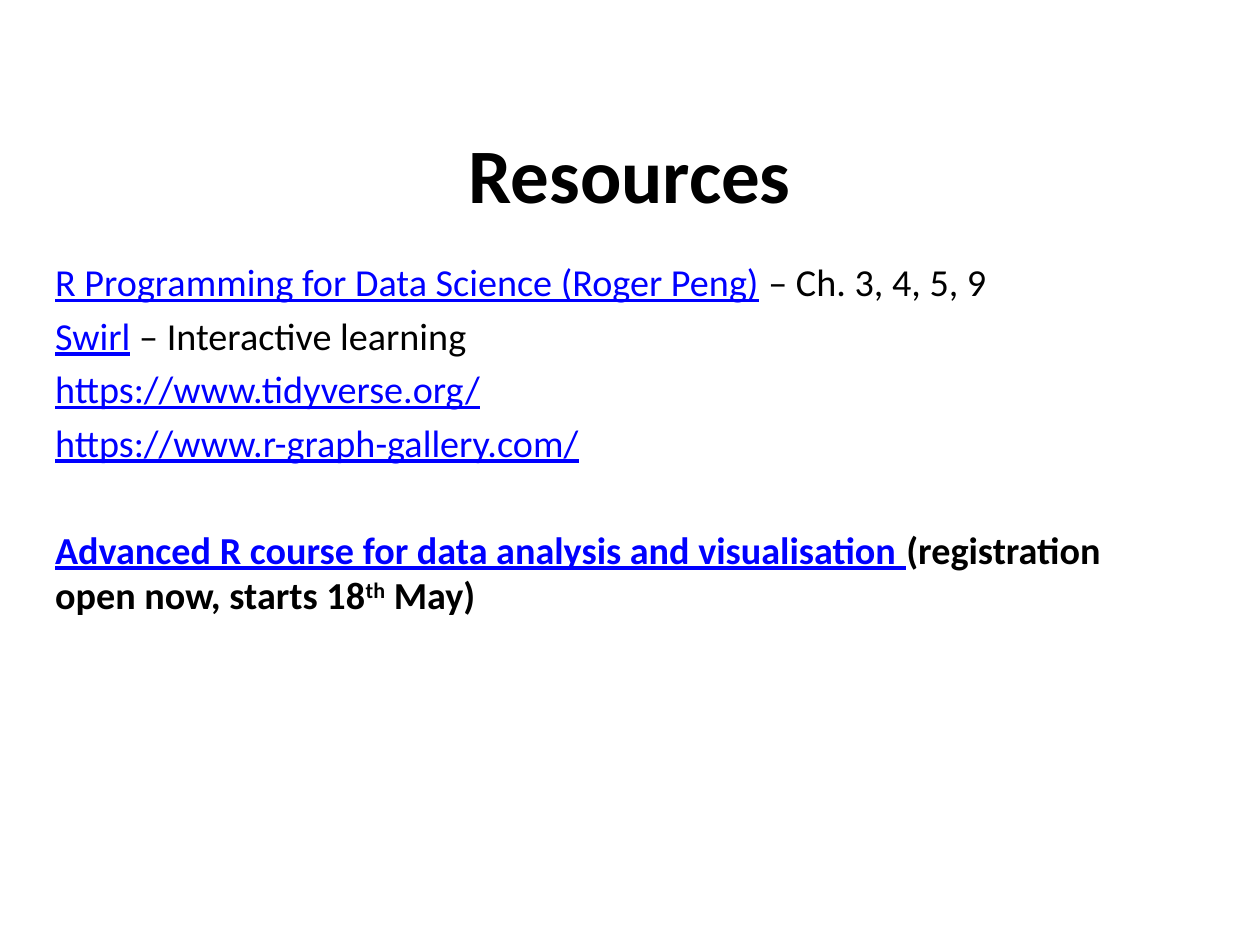
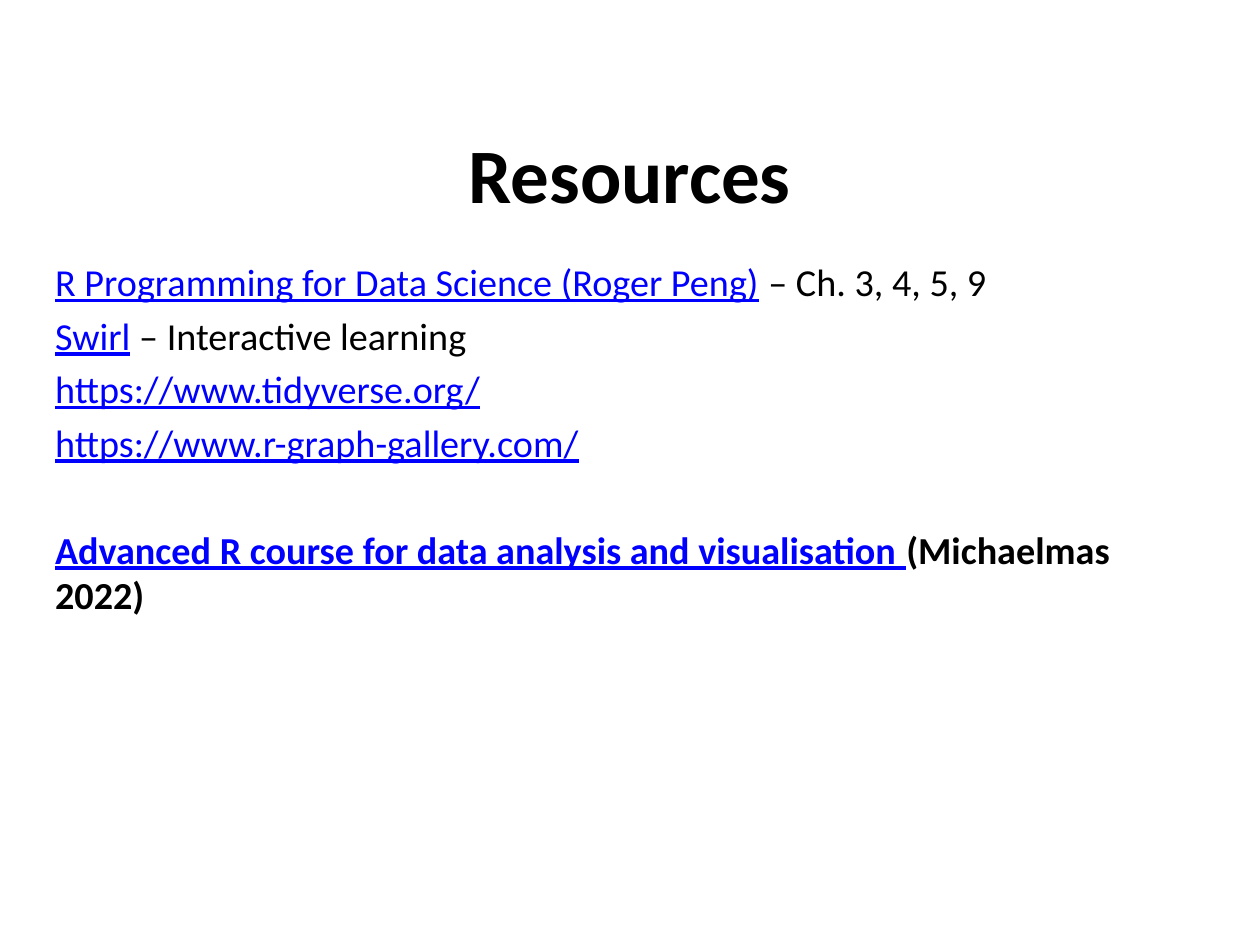
Before and after one commit to sraorao/MSD_R_course_June2022, a slide deck: slide 20 of powerpoint/Session2.pptx. Drawn at 1260x945 pixels with LibreOffice and Linux fonts; fonts in the diff are those of the drawing. Boxes give left, top, right and bottom in pixels: in the first picture for what was removed or moved away, otherwise in the second. Text is boxed around its words. In the diff, an @@ line names an element or a change of style, - is before the commit and + after.

Commit message:
changed link to github, date for advanced course

```diff
--- a/powerpoint/Session2.pptx
+++ b/powerpoint/Session2.pptx
@@ text at bbox=[55, 536, 1109, 615]: text changed @@
-Advanced R course for data analysis and visualisation (registration open now, starts 18th May)
+Advanced R course for data analysis and visualisation (Michaelmas 2022)
```
Also in this commit, not shown: 1 other file.
